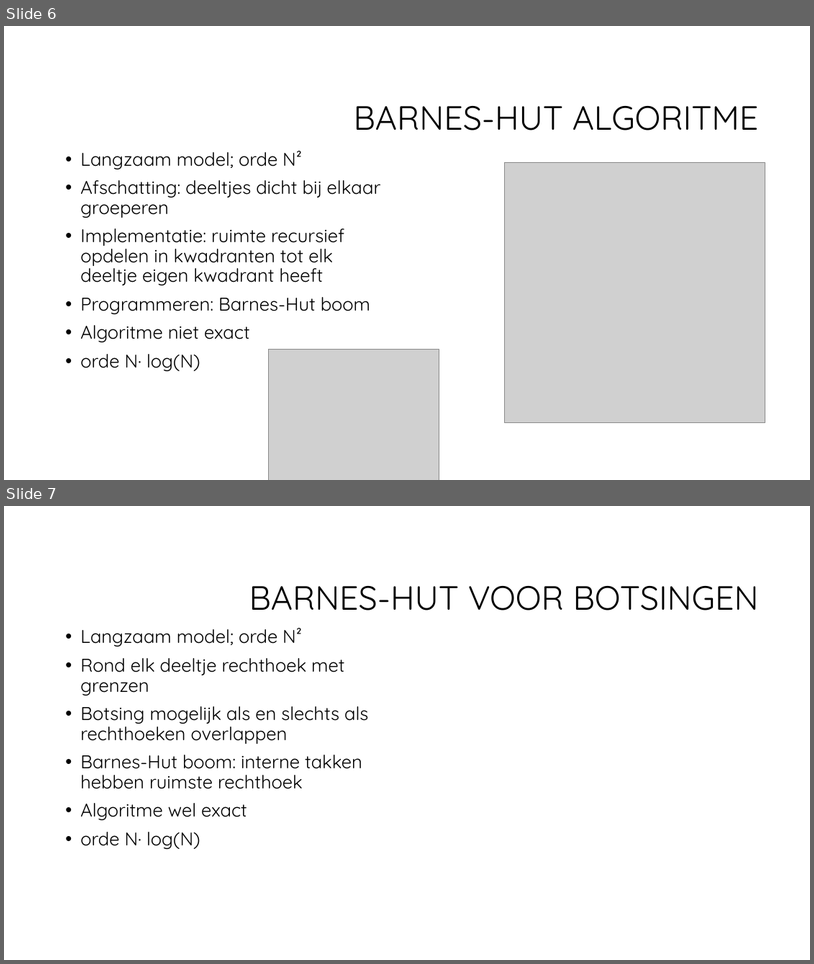
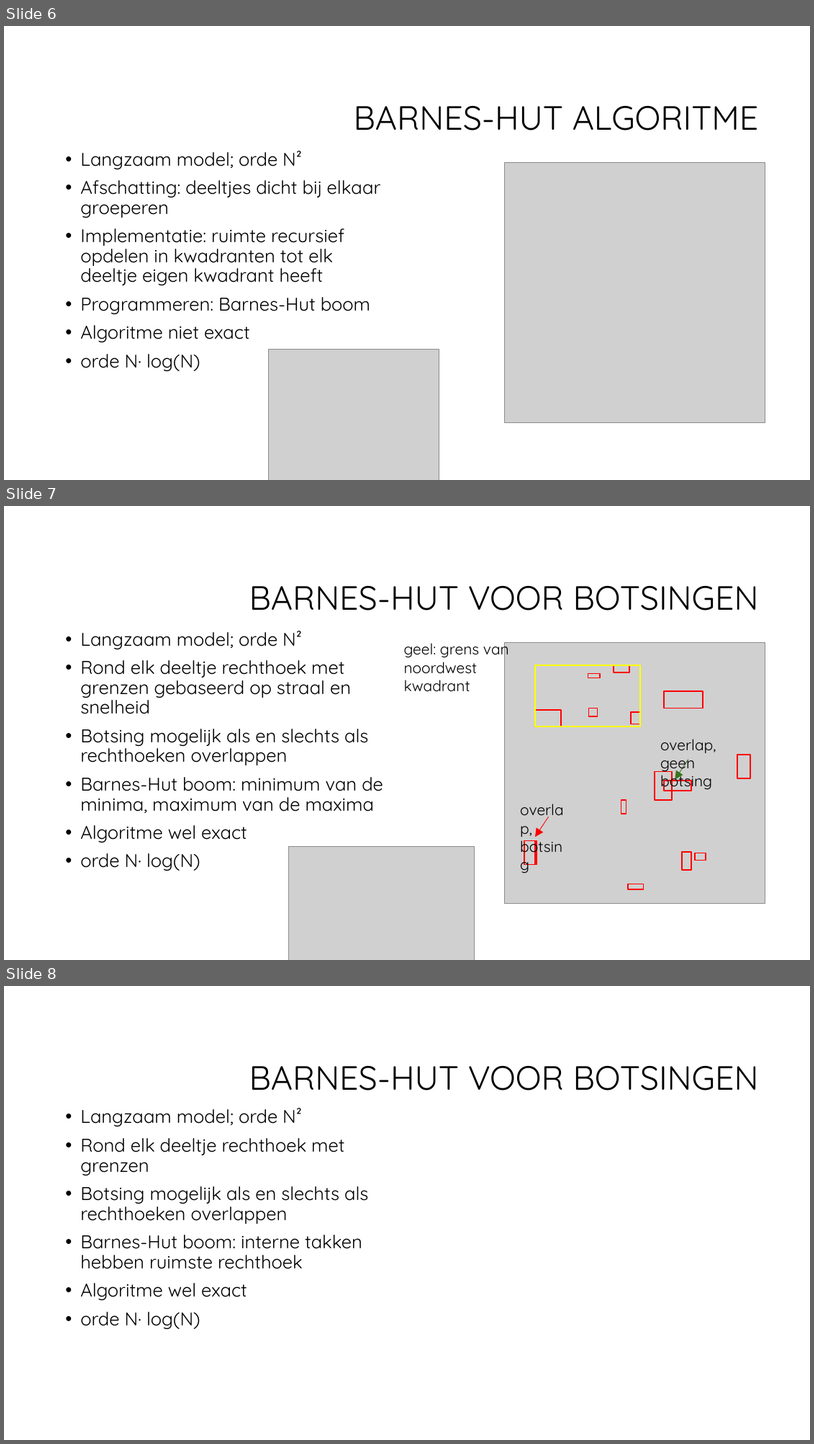
Before and after one commit to CBarendrecht/mod2b, a slide deck: Presentatie/Presentatie.pptx. Shown one above the other, each under a label of ours: slides 6 and 7 before the commit, slides 6, 7 and 8 after it. The pictures are 814x964 and 814x1444 pixels, drawn with LibreOffice and Linux fonts; fonts in the diff are those of the drawing; grey boxes stand for pictures; background and template pictures are left out. Boxes give left, top, right and bottom in pixels: in the first picture for what was removed or moved away, otherwise in the second. Text is boxed around its words. In the diff, an @@ line names an element or a change of style, - is before the commit and + after.

```diff
--- a/Presentatie/Presentatie.pptx
+++ b/Presentatie/Presentatie.pptx
@@ slide 7 added at <box>4,506,810,960</box>, background #FFFFFF @@
@@ title added at <box>250,586,759,610</box>, 40 pt, text #000000 @@
+BARNES-HUT VOOR BOTSINGEN
@@ text added at <box>80,631,383,870</box>, 22 pt, text #000000 @@
+• Langzaam model; orde N²
+• Rond elk deeltje rechthoek met grenzen gebaseerd op straal en snelheid
+• Botsing mogelijk als en slechts als rechthoeken overlappen
+• Barnes-Hut boom: minimum van de minima, maximum van de maxima
+• Algoritme wel exact
+• orde N· log(N)
@@ text added at <box>404,642,509,692</box>, 18 pt, text #000000 @@
+geel: grens van noordwest kwadrant
@@ picture added at <box>505,643,765,903</box> @@
@@ rectangle added at <box>536,665,641,727</box>, outline #FFFF00 1.5 pt @@
@@ rectangle added at <box>589,674,600,678</box>, outline #FF0000 1.5 pt @@
@@ rectangle added at <box>615,665,630,672</box>, outline #FF0000 1.5 pt @@
@@ rectangle added at <box>665,691,703,708</box>, outline #FF0000 1.5 pt @@
@@ rectangle added at <box>536,710,562,727</box>, outline #FF0000 1.5 pt @@
@@ rectangle added at <box>589,708,597,716</box>, outline #FF0000 1.5 pt @@
@@ rectangle added at <box>631,713,641,724</box>, outline #FF0000 1.5 pt @@
@@ text added at <box>661,739,716,790</box>, 18 pt, text #000000 @@
+overlap, botsing
@@ text added at <box>661,759,695,772</box>, 18 pt, text #000000 @@
+overlap, geen botsing
@@ arrow added from (689, 759) to (676, 780), #38761D 0.75 pt @@
@@ rectangle added at <box>738,754,751,777</box>, outline #FF0000 1.5 pt @@
@@ rectangle added at <box>655,772,672,800</box>, outline #FF0000 1.5 pt @@
@@ rectangle added at <box>665,780,692,791</box>, outline #FF0000 1.5 pt @@
@@ rectangle added at <box>622,800,627,813</box>, outline #FF0000 1.5 pt @@
@@ arrow added from (549, 816) to (536, 837), #FF0000 0.75 pt @@
@@ picture added at <box>289,846,475,960</box> @@
@@ rectangle added at <box>525,841,536,864</box>, outline #FF0000 1.5 pt @@
@@ rectangle added at <box>525,841,537,864</box>, outline #FF0000 1.5 pt @@
@@ rectangle added at <box>682,852,692,870</box>, outline #FF0000 1.5 pt @@
@@ rectangle added at <box>695,852,706,860</box>, outline #FF0000 1.5 pt @@
@@ rectangle added at <box>628,883,644,889</box>, outline #FF0000 1.5 pt @@
@@ what was slide 7 is now slide 8 @@
```
Also in this commit, not shown: 2 slides changed, 1 other slide added.
